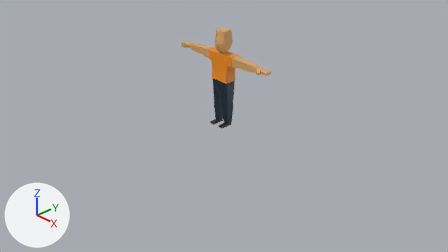
An edit to the Blender file assets/player/playerchar.blend, drawn before and after from the same camera.
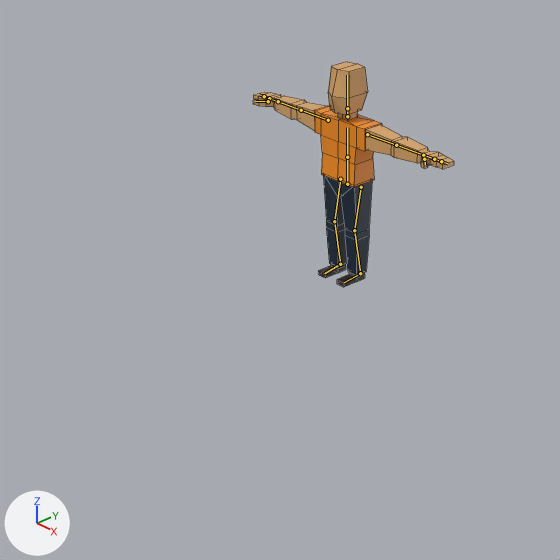
Each version is shown from the file's camera 'Camera', then close up on the part from 15% to 71% of the width and 0% to 99% of the height. Lighting does not change. The marker at lower left points along +X, +Y and +Z. The bones that bend it are drawn over the model as lines in the close-ups. The close-ups show mesh edges as thin lines.
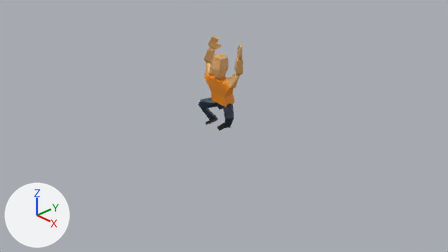
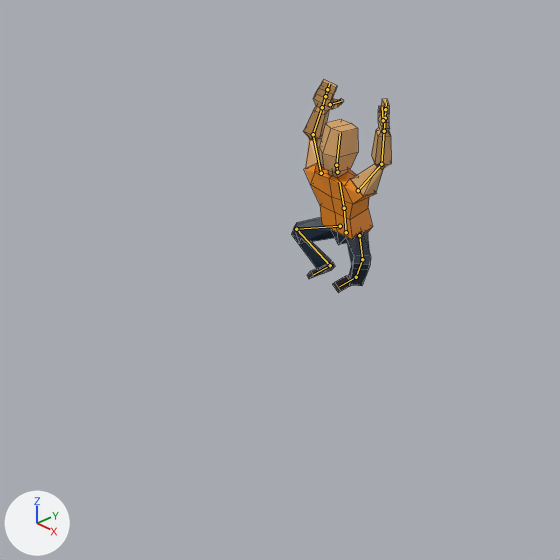
The newer file adds an action. The first version stands in its rest pose; the second is drawn at frame 20 of the action 'Jump-Air'.

Pixel boxes [x1, y1, x2, y2] of what changed, in the close-ups (560 x 560 px):
'Cube', posed (50% narrower)
    before: [253, 62, 454, 287]
    after: [291, 80, 391, 293]
bone 'Pelvic', root to tip
    before: (347, 184) to (347, 157)
    after: (346, 232) to (344, 208)
bone 'chest', root to tip
    before: (347, 157) to (347, 127)
    after: (344, 208) to (339, 182)
bone 'head', root to tip
    before: (347, 108) to (347, 75)
    after: (336, 165) to (340, 133)
bone 'upperarm.l', root to tip
    before: (367, 134) to (396, 145)
    after: (358, 190) to (381, 164)
bone 'lowerarm.l', root to tip
    before: (396, 145) to (423, 155)
    after: (381, 164) to (384, 131)
bone 'upperarm.r', root to tip
    before: (328, 120) to (301, 110)
    after: (321, 173) to (313, 134)
bone 'lowerarm.r', root to tip
    before: (301, 110) to (278, 101)
    after: (313, 134) to (322, 107)

The edits, one by one:
Bone 'Pelvic' (bone_pelvic) moves from (0.0, 0.0, 0.0) to (-0.002, -0.421, -0.012).
Bone 'Pelvic' (bone_pelvic) turns from (0, 0, 0) to (1, -1, 8) degrees about its own x, y and z.
Bone 'chest' (bone_chest) moves from (0.0, 0.0, 0.0) to (-0.033, 0.117, 0.0).
Bone 'chest' (bone_chest) turns from (0, 0, 0) to (0, -1, 5) degrees about its own x, y and z.
Bone 'head' (bone_head) turns from (0, 0, 0) to (5, 0, -15) degrees about its own x, y and z.
Bone 'upperarm.l' (bone_upperarm_l) turns from (0, 0, 0) to (53, -22, 12) degrees about its own x, y and z.
Bone 'lowerarm.l' (bone_lowerarm_l) moves from (0.0, 0.0, 0.0) to (-0.008, -0.017, 0.001).
Bone 'lowerarm.l' (bone_lowerarm_l) turns from (0, 0, 0) to (-44, -133, 19) degrees about its own x, y and z.
Bone 'upperarm.r' (bone_upperarm_r) turns from (0, 0, 0) to (55, 22, -4) degrees about its own x, y and z.
Bone 'lowerarm.r' (bone_lowerarm_r) moves from (0.0, 0.0, 0.0) to (-0.008, 0.017, -0.003).
Bone 'lowerarm.r' (bone_lowerarm_r) turns from (0, 0, 0) to (-73, 149, -45) degrees about its own x, y and z.
Bone 'foot-ik.l' (bone_foot_ik_l) moves from (0.0, 0.0, 0.0) to (-0.001, -0.072, 0.023).
Bone 'foot-ik.l' (bone_foot_ik_l) turns from (0, 0, 0) to (1, -46, 0) degrees about its own x, y and z.
Bone 'knee-ik.l' (bone_knee_ik_l) moves from (0.0, 0.0, 0.0) to (0.011, 0.0, 1.041).
Bone 'foot-ik.r' (bone_foot_ik_r) moves from (0.0, 0.0, 0.0) to (-0.001, -0.079, -0.046).
Bone 'foot-ik.r' (bone_foot_ik_r) turns from (0, 0, 0) to (1, 46, 0) degrees about its own x, y and z.
Bone 'knee-ik.r' (bone_knee_ik_r) moves from (0.0, 0.0, 0.0) to (0.0, 0.0, -1.04).
